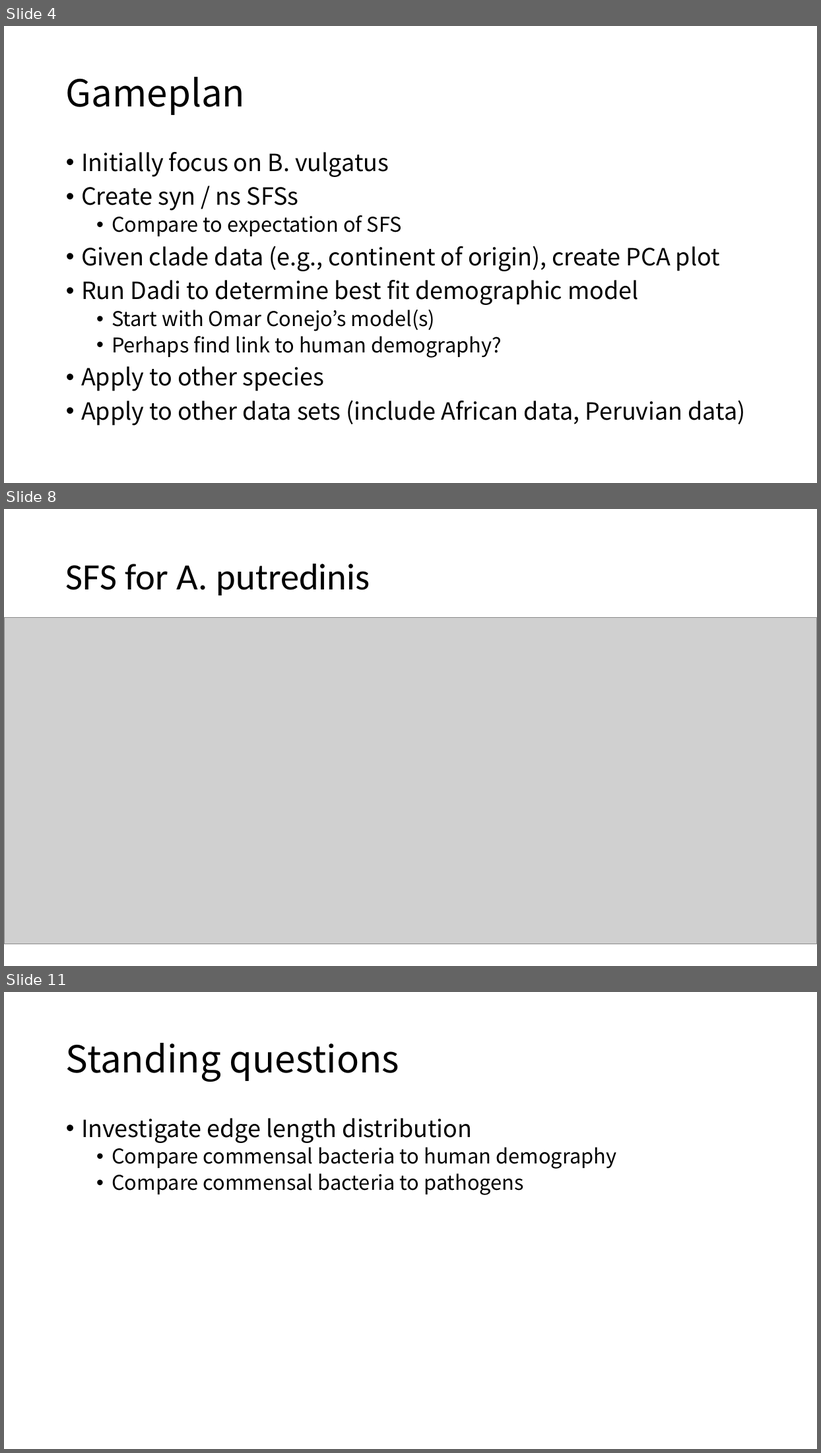
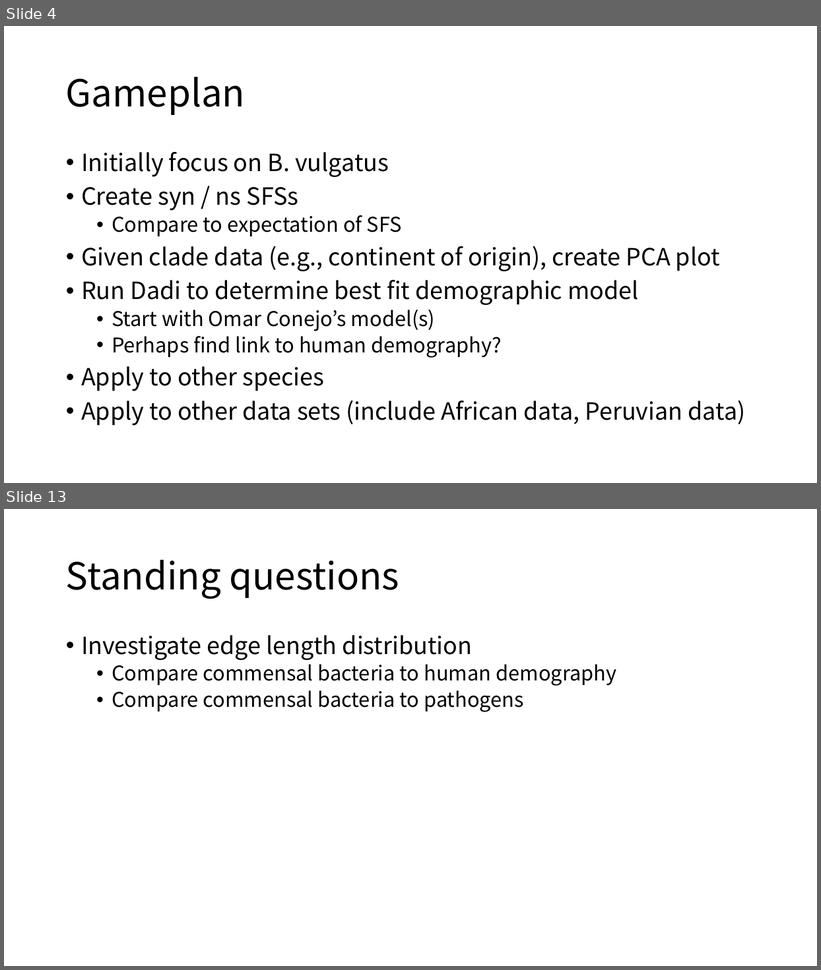
Before and after one commit to jon-mah/demo_for_ccgb, a slide deck: Summary/20210118_demo_for_ccgb_rotation_update.pptx. Shown one above the other, each under a label of ours: slides 4, 8 and 11 before the commit, slides 4 and 13 after it; the slides between them are not shown. The pictures are 821x1453 and 821x970 pixels, drawn with LibreOffice and Linux fonts; fonts in the diff are those of the drawing; grey boxes stand for pictures. Boxes give left, top, right and bottom in pixels: in the first picture for what was removed or moved away, otherwise in the second. Text is boxed around its words. In the diff, an @@ line names an element or a change of style, - is before the commit and + after.

```diff
--- a/Summary/20210118_demo_for_ccgb_rotation_update.pptx
+++ b/Summary/20210118_demo_for_ccgb_rotation_update.pptx
@@ slide 8 removed at bbox=[4, 509, 817, 966], background #FFFFFF @@
@@ title removed at bbox=[66, 563, 370, 595] @@
-SFS for A. putredinis
@@ picture removed at bbox=[4, 618, 817, 945] @@
@@ what was slide 11 is now slide 13 @@
```
Also in this commit, not shown: 3 slides changed, 6 slides added, 3 other slides removed, 1 other file.
